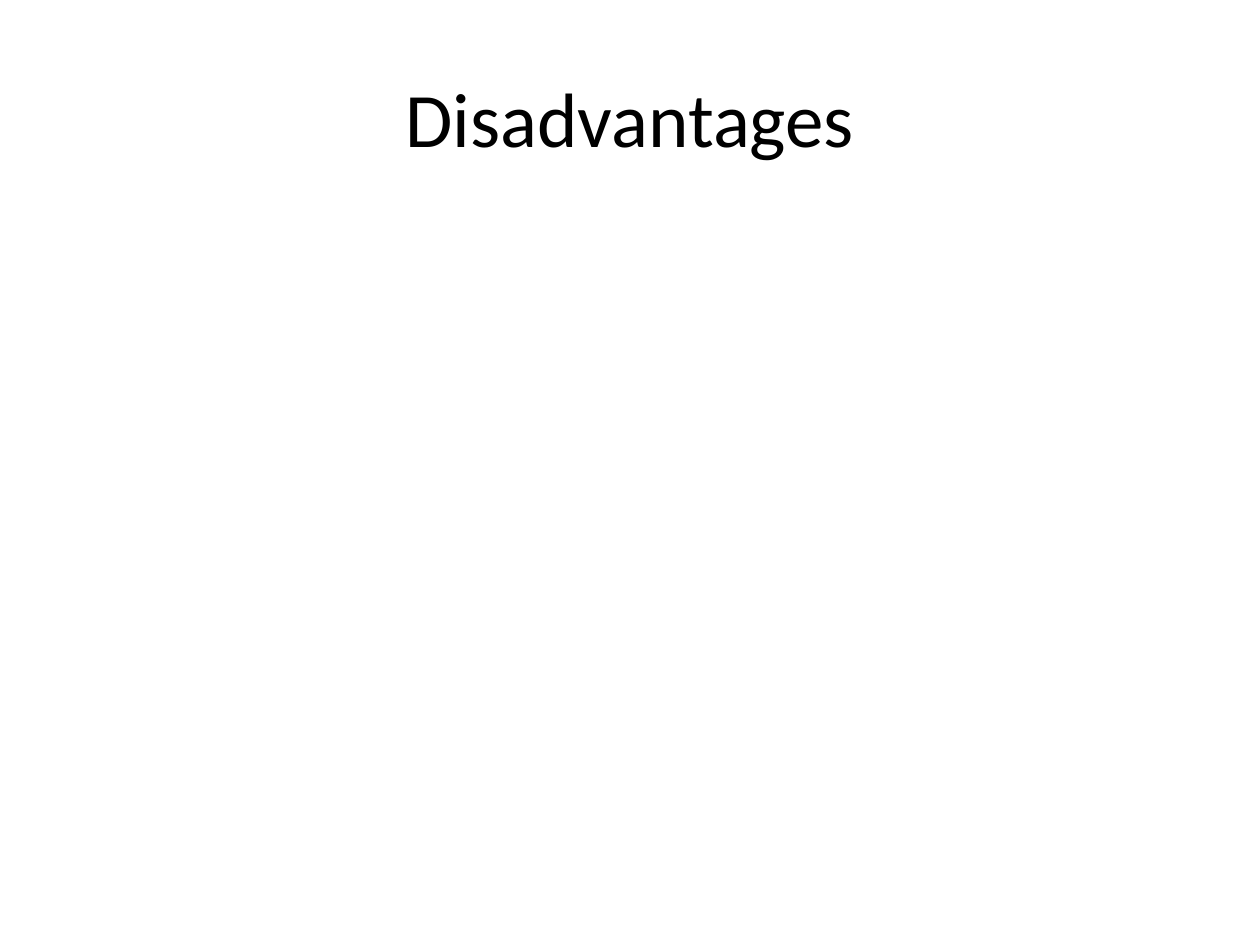
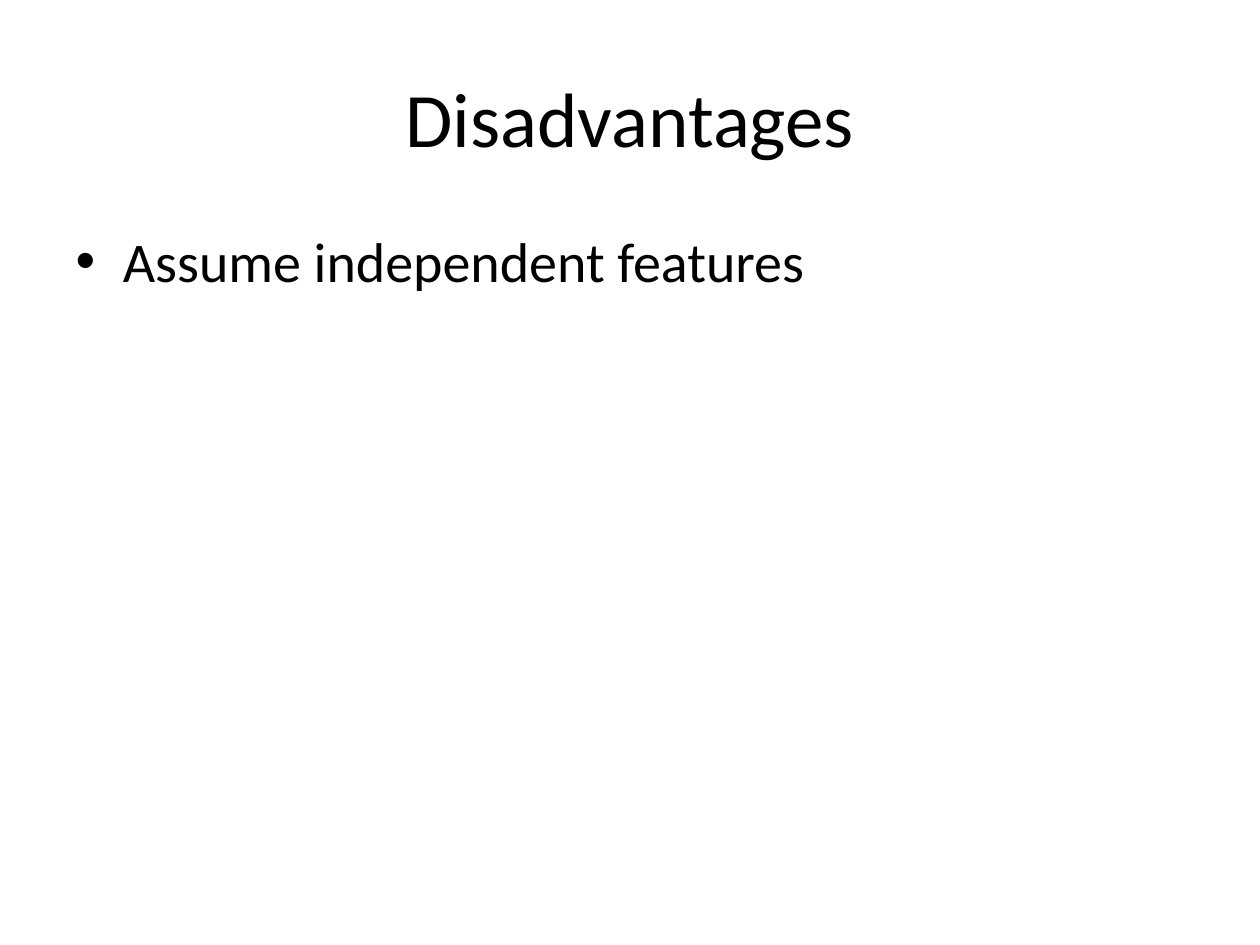
Before and after one commit to look4pritam/ArtificialIntelligence, a slide deck: slide 25 of MachineLearning/NaiveBayes/NaiveBayes.pptx. Drawn at 1260x945 pixels with LibreOffice and Linux fonts; fonts in the diff are those of the drawing. Boxes give left, top, right and bottom in pixels: in the first picture for what was removed or moved away, otherwise in the second. Text is boxed around its words. In the diff, an @@ line names an element or a change of style, - is before the commit and + after.

```diff
--- a/MachineLearning/NaiveBayes/NaiveBayes.pptx
+++ b/MachineLearning/NaiveBayes/NaiveBayes.pptx
@@ text added at (x1=123, y1=243, x2=804, y2=291), 32 pt, text #000000 @@
+• Assume independent features
```
Also in this commit, not shown: 2 other slides changed, 1 other file.
